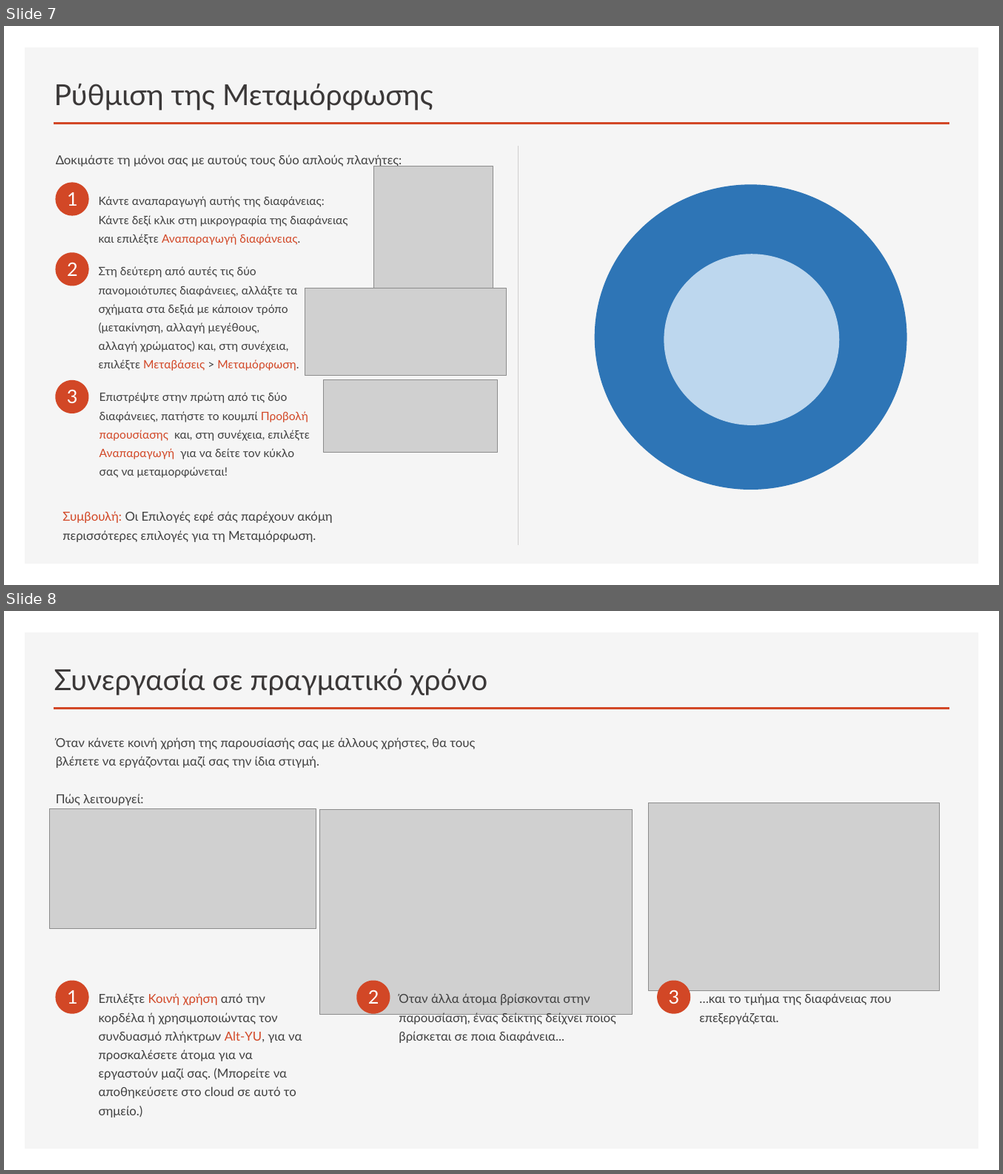
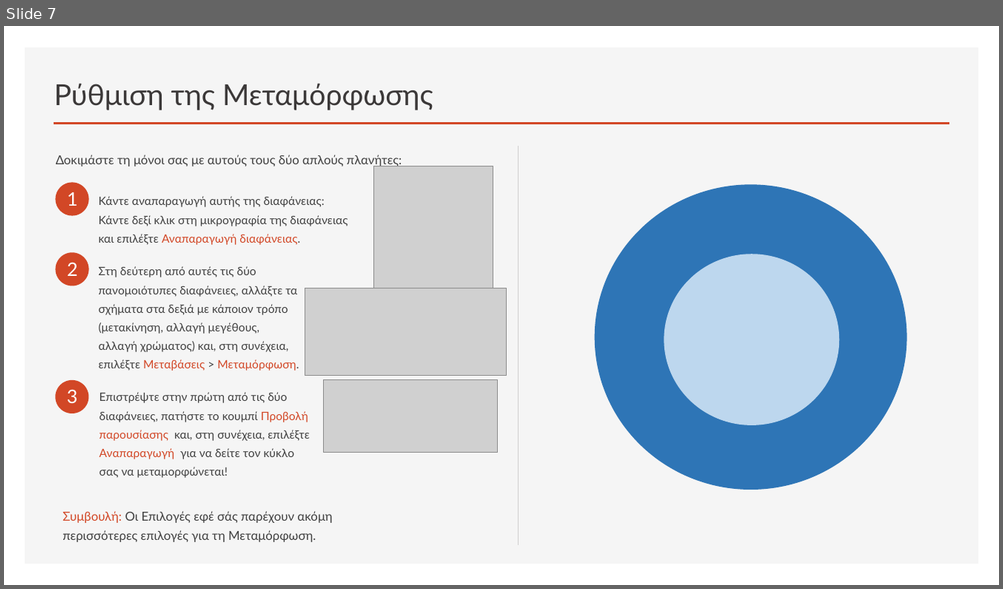
Before and after one commit to nikosbampis/Machine-Learning, a slide deck: machine-learning-12-13.pptx. Shown one above the other, each under a label of ours: slides 7 and 8 before the commit, slide 7 after it. The pictures are 1003x1174 and 1003x589 pixels, drawn with LibreOffice and Linux fonts; fonts in the diff are those of the drawing; grey boxes stand for pictures. Boxes give left, top, right and bottom in pixels: in the first picture for what was removed or moved away, otherwise in the second. Text is boxed around its words. In the diff, an @@ line names an element or a change of style, - is before the commit and + after.

```diff
--- a/machine-learning-12-13.pptx
+++ b/machine-learning-12-13.pptx
@@ slide 8 removed at <box>4,611,999,1170</box>, background #FFFFFF; not listed: 2 template elements that a slide beside it also shows @@
@@ title removed at <box>54,668,487,695</box> @@
-Συνεργασία σε πραγματικό χρόνο
@@ text removed at <box>56,738,475,806</box> @@
-Όταν κάνετε κοινή χρήση της παρουσίασής σας με άλλους χρήστες, θα τους βλέπετε να εργάζονται μαζί σας την ίδια στιγμή.
-Πώς λειτουργεί:
@@ picture removed at <box>50,809,316,929</box> @@
@@ picture removed at <box>319,809,632,1014</box> @@
@@ picture removed at <box>649,803,939,991</box> @@
@@ ellipse removed at <box>56,981,89,1014</box> @@
@@ ellipse removed at <box>357,981,390,1014</box> @@
@@ ellipse removed at <box>657,981,691,1014</box> @@
@@ text removed at <box>67,991,78,1004</box> @@
-1
@@ text removed at <box>99,994,301,1118</box> @@
-Επιλέξτε Κοινή χρήση από την κορδέλα ή χρησιμοποιώντας τον συνδυασμό πλήκτρων Alt-ΥU, για να προσκαλέσετε άτομα για να εργαστούν μαζί σας. (Μπορείτε να αποθηκεύσετε στο cloud σε αυτό το σημείο.)
@@ text removed at <box>368,990,379,1004</box> @@
-2
@@ text removed at <box>398,994,616,1043</box> @@
-Όταν άλλα άτομα βρίσκονται στην παρουσίαση, ένας δείκτης δείχνει ποιος βρίσκεται σε ποια διαφάνεια...
@@ text removed at <box>669,990,680,1004</box> @@
-3
@@ text removed at <box>699,994,891,1025</box> @@
-…και το τμήμα της διαφάνειας που επεξεργάζεται.
```
Also in this commit, not shown: 2 slides changed, 4 slides added, 3 other slides removed.
